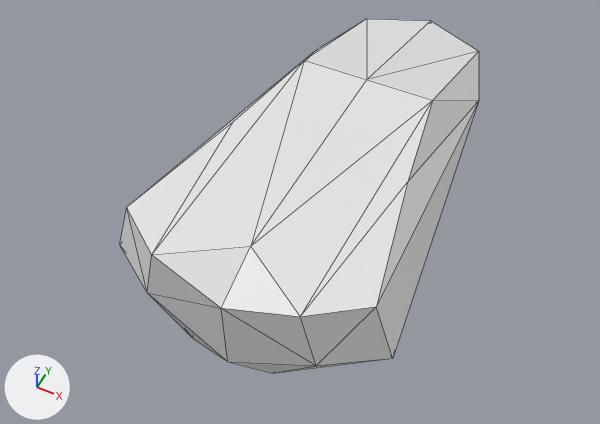
Before and after pictures for a commit that changed the Blender file alterian-pirates/blend/ships/common.blend.
The view is the same before and after, from a 50 mm lens placed at (19.0, -46.3, 51.9), pointed at (-1.5, -5.3, 0.7). The lights are fixed; the arrows at lower left show +X, +Y and +Z. Mesh edges are drawn as thin lines.

Script lines for the objects in view, before the commit:
```python
me_plane = bpy.data.meshes.new('Plane')
me_plane.from_pydata(...)  # 30 vertices, 56 faces; spans x -11.1..11.1, y -20.0..20.0, z 0.0..8.5
ob_plane = bpy.data.objects.new('Plane', me_plane)
ob_plane.location = (0.0, 0.0, 0.0)
```
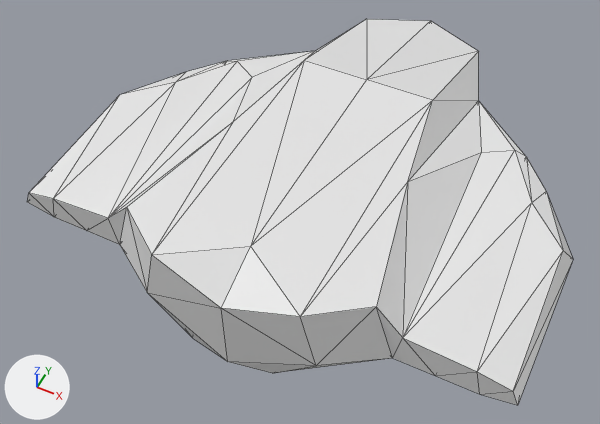
Changed parts and their boxes [x1, y1, x2, y2] in the pictures (600 x 424 px; the box of a moved part takes in the faces that stretch with it):
'Plane', reshaped, modifiers changed (52% wider, 9% taller)
    before: [120, 19, 479, 373]
    after: [27, 19, 573, 405]
part 1 of me_plane, moved or reshaped
    before: [133, 51, 479, 373]
    after: [27, 51, 573, 405]

Edits to the bpy script that builds the scene:
```text
Change me_plane:
    used by ob_plane; location = (0.0, 0.0, 0.0)
    remove me_plane.from_pydata(...)  # 30 vertices, 56 faces; spans x -11.1..11.1, y -20.0..20.0, z 0.0..8.5
    add me_plane.from_pydata(...)  # 32 vertices, 56 faces; spans x -19.8..0.0, y -20.0..20.0, z 0.0..8.5
    me_plane part 1
    12 vertices are removed from x 3.3..11.1, y -19.4..18.4, z 0.0..8.5
    30 faces are deleted
    14 vertices are added at x -19.8..-10.5, y -16.6..4.6, z 3.5..6.3
    30 new faces join them
Change ob_plane:
    add _m = ob_plane.modifiers.new('Mirror', 'MIRROR')
```
